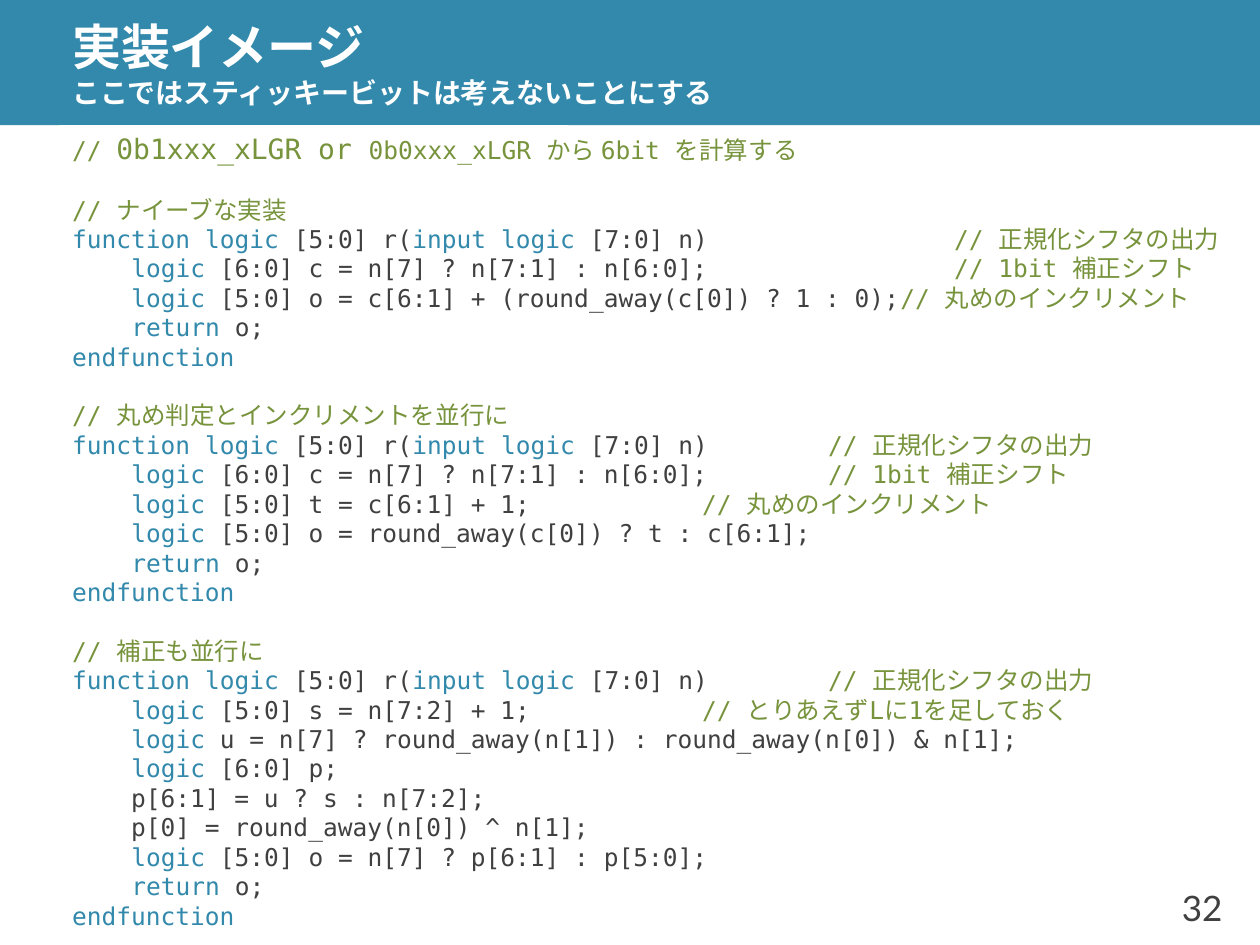
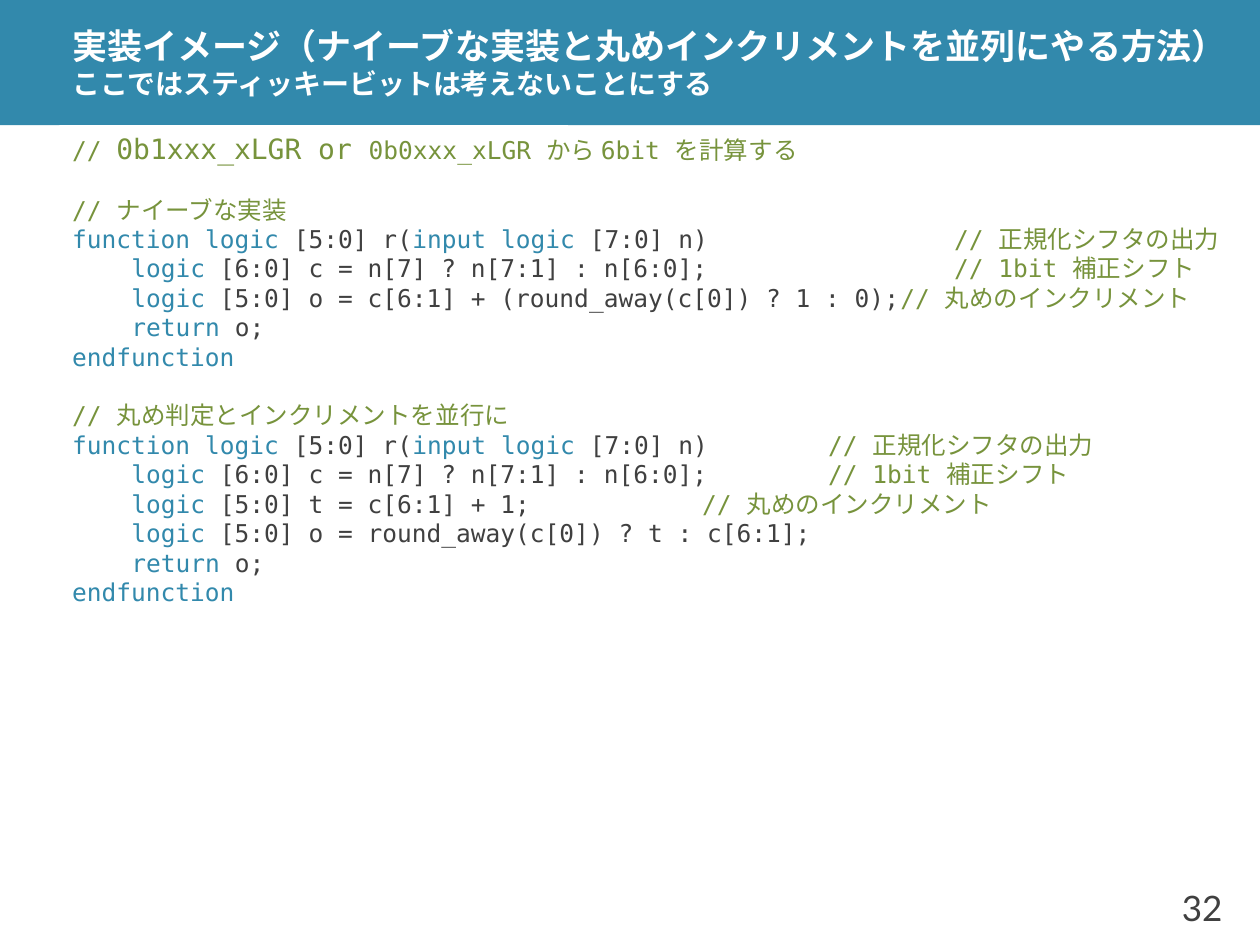
Before and after one commit to shioyadan/advanced-computer-organization, a slide deck: slide 32 of aco-shioya-appendix-fpu.pptx. Drawn at 1260x945 pixels with LibreOffice and Linux fonts; fonts in the diff are those of the drawing. Boxes give left, top, right and bottom in pixels: in the first picture for what was removed or moved away, otherwise in the second. Text is boxed around its words. In the diff, an @@ line names an element or a change of style, - is before the commit and + after.

```diff
--- a/aco-shioya-appendix-fpu.pptx
+++ b/aco-shioya-appendix-fpu.pptx
@@ title at box(72, 29, 1226, 97): text changed; size 16 to 20 pt @@
-実装イメージ
-ここではスティッキービットは考えないことにする
+実装イメージ（ナイーブな実装と丸めインクリメントを並列にやる方法）
+ここではスティッキービットは考えないことにする
@@ text in rectangle at box(72, 639, 1093, 926): paragraphs removed @@
-// 補正も並行に
-function logic [5:0] r(input logic [7:0] n) // 正規化シフタの出力
-logic [5:0] s = n[7:2] + 1; // とりあえずLに1を足しておく
-logic u = n[7] ? round_away(n[1]) : round_away(n[0]) & n[1];
-logic [6:0] p;
-p[6:1] = u ? s : n[7:2];
-p[0] = round_away(n[0]) ^ n[1];
-logic [5:0] o = n[7] ? p[6:1] : p[5:0];
-return o;
-endfunction
```
Also in this commit, not shown: 2 other slides changed, 1 other file.
